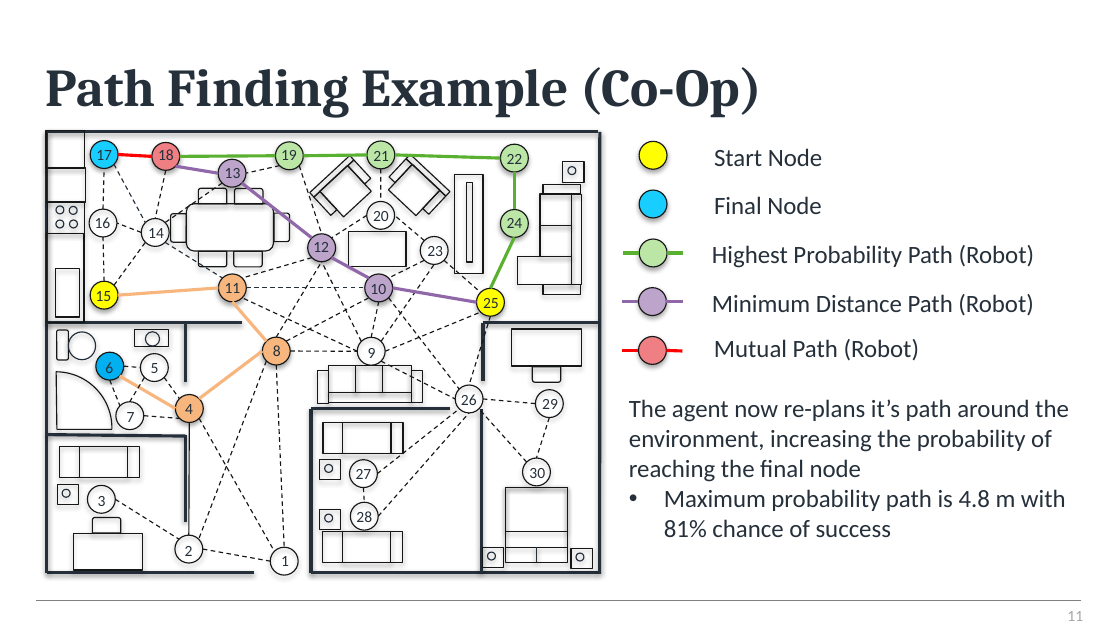
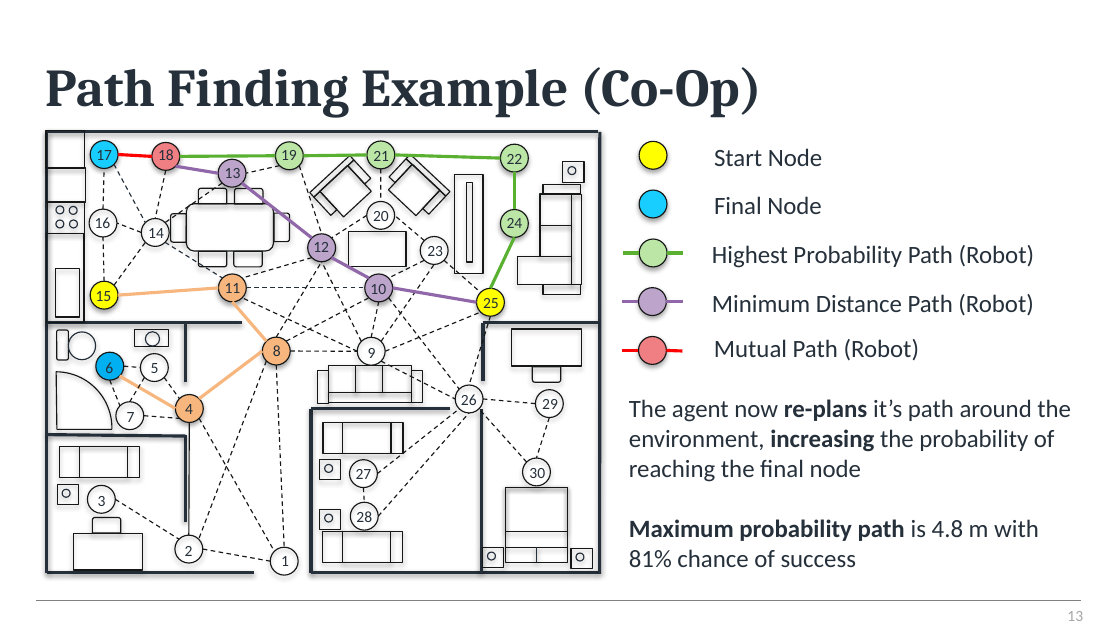
Before and after one commit to hysterr/York_Abstract_Navigation, a slide deck: slide 13 of December_2021.pptx (slide 11 before the commit). Drawn at 1120x631 pixels with LibreOffice and Linux fonts; fonts in the diff are those of the drawing; background and template pictures are left out. Boxes give left, top, right and bottom in pixels: in the first picture for what was removed or moved away, otherwise in the second. Text is boxed around its words. In the diff, an @@ line names an element or a change of style, - is before the commit and + after.

```diff
--- a/December_2021.pptx
+++ b/December_2021.pptx
@@ text "The agent now re-plans it’s ..." at [629, 399, 1071, 567]: bold on in "re-plans increasing", "Maximum probability path"; bullet • to none @@
@@ page number at [1067, 611, 1083, 621]: text changed @@
-11
+13
```
Also in this commit, not shown: 18 other slides changed, 3 slides added, 6 other files.
